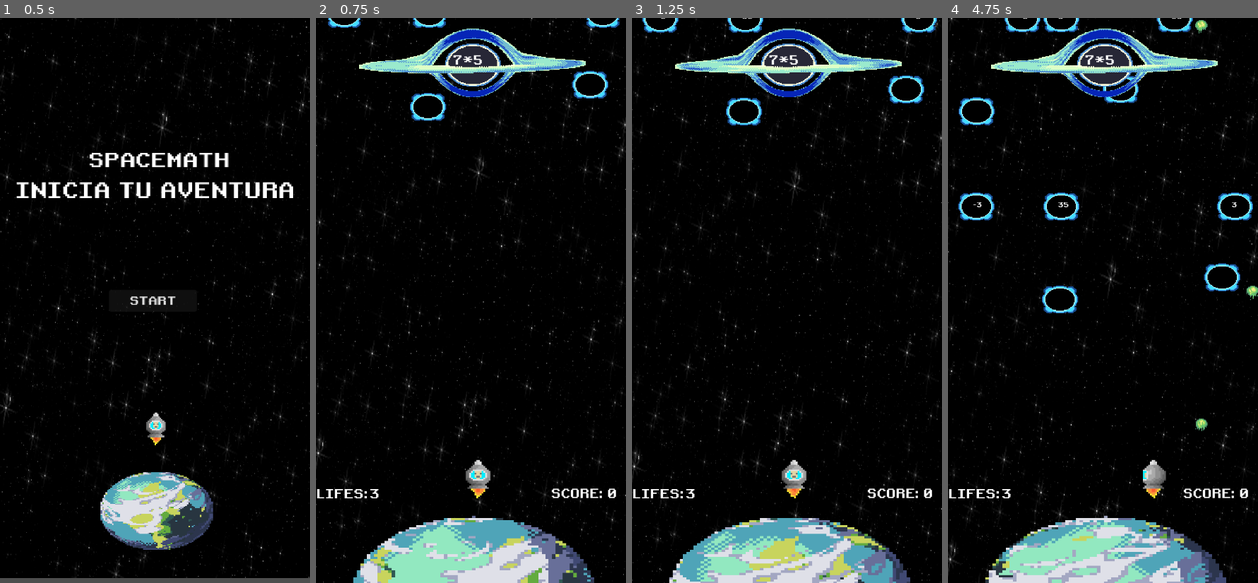
Above: before the commit, frames 1-4 (left to right).
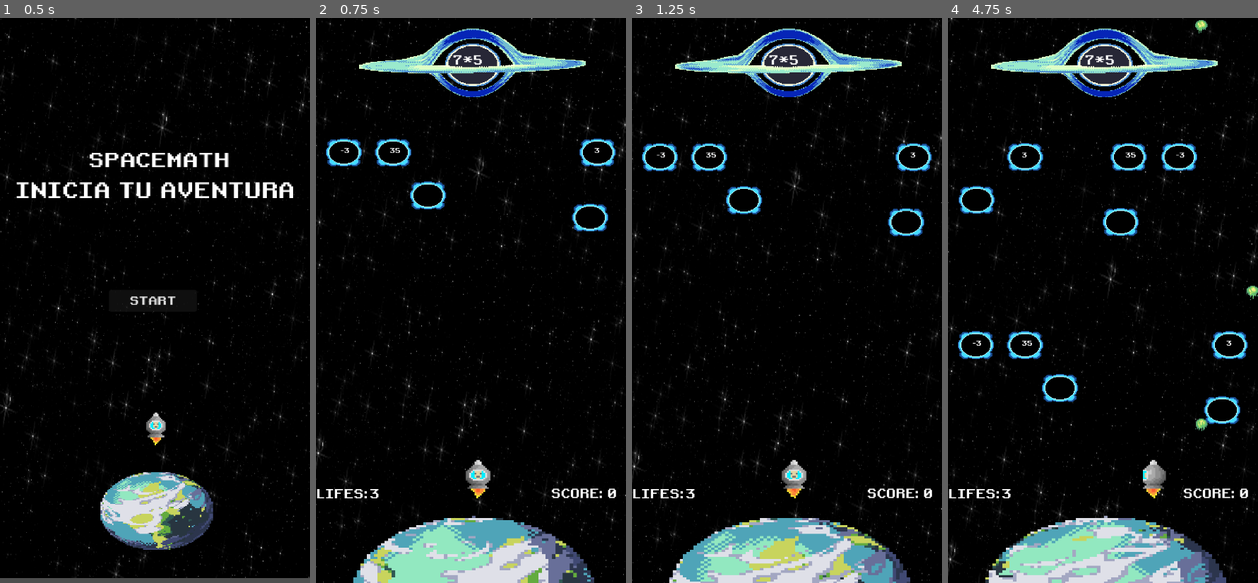
Above: after the commit, the same moments.

Repository: Keeeff9/math-kid
Game: Godot game, scene res://Scenes/menu.tscn
The game is run twice, just before and just after one commit, with the same random seed, the same clock (stepped at 60 frames per second) and the same inputs.
Inputs:
- Up to frame 1 (0.5 s): no input
- Up to frame 2 (0.75 s): click "START" at 0.5 s
- Up to frame 3 (1.25 s): no input
- Up to frame 4 (4.75 s): tap Enter (ui_accept) at 1.25, 1.52, 2.27, 3.77, 4.52 s; hold Right (ui_right) 1.28-2.03 s; hold Left (ui_left) 2.03-2.78 s; hold Right (ui_right) 2.78-4.28 s; hold Left (ui_left) from 4.28 s (still down)

Frame 1 is identical in both runs. In frame 2, 1.9% of the frame differs, in the area x 3-98%, y 0-38%; in frame 3, 2.0%; in frame 4, 4.3%, in the area x 3-99%, y 0-72%.

Commit message:
Arreglos posicion asteroides eje Y

Diff:
--- a/SpaceMath/v.0.2.2/Main_World/world.tscn
+++ b/SpaceMath/v.0.2.2/Main_World/world.tscn
@@ -473,25 +473,24 @@
 [node name="PositionEnemy" type="Node" parent="."]
 
 [node name="Enemy1" parent="PositionEnemy" instance=ExtResource("8_2y3o6")]
-position = Vector2(64, 216)
+position = Vector2(63, 303)
 
 [node name="Enemy2" parent="PositionEnemy" instance=ExtResource("8_2y3o6")]
-position = Vector2(256, 208)
+position = Vector2(174, 303)
 
 [node name="Enemy3" parent="PositionEnemy" instance=ExtResource("8_2y3o6")]
-position = Vector2(384, 208)
+position = Vector2(290, 303)
 
 [node name="Enemy4" parent="PositionEnemy" instance=ExtResource("8_2y3o6")]
-position = Vector2(512, 208)
+position = Vector2(408, 303)
 
 [node name="Enemy5" parent="PositionEnemy" instance=ExtResource("8_2y3o6")]
-position = Vector2(648, 208)
+position = Vector2(636, 303)
 
 [node name="Enemy6" parent="PositionEnemy" instance=ExtResource("8_2y3o6")]
-position = Vector2(168, 288)
+position = Vector2(522, 303)
 
 [node name="CanvasLayer" type="CanvasLayer" parent="."]
-visible = false
 
 [node name="menuPausa" parent="CanvasLayer" instance=ExtResource("8_uhaoi")]
 offset_left = -7.0
--- a/SpaceMath/v.0.2.2/Scenes/menu.tscn
+++ b/SpaceMath/v.0.2.2/Scenes/menu.tscn
@@ -467,10 +467,10 @@
 
 [node name="DescriptionReiniciar" type="Label" parent="."]
 layout_mode = 2
-offset_left = 76.0
-offset_top = 318.0
-offset_right = 647.0
-offset_bottom = 422.0
+offset_left = 86.0
+offset_top = 723.0
+offset_right = 657.0
+offset_bottom = 827.0
 size_flags_horizontal = 0
 size_flags_vertical = 10
 theme_override_fonts/font = ExtResource("3_gg6fb")
--- a/SpaceMath/v.0.2.2/Scripts/world.gd
+++ b/SpaceMath/v.0.2.2/Scripts/world.gd
@@ -14,6 +14,7 @@
 var velocity = 1.0
 # Called when the node enters the scene tree for the first time.
 func _ready() -> void:
+	print("Posisicion", pos1.position.y)
 	GlobalVariables.score = 0
 	create_enemy()
 	create_enemySinRespuesta()
@@ -35,8 +36,8 @@
 	while positionX == position2X:
 		position2X = randomPosition.randi_range(100,1300)
 		break
-	enemy1Solo.position = Vector2(positionX,+200)
-	enemy2Solo.position = Vector2(position2X,+150)
+	enemy1Solo.position = Vector2(positionX,+400)
+	enemy2Solo.position = Vector2(position2X,+450)
 	add_child(enemy1Solo)
 	add_child(enemy2Solo)
 #Generar el asteroide y posicion random
@@ -52,9 +53,9 @@
 	var enemy3 = enemy_scene.instantiate()
 
 	#Obtener la posicion fija para los tres asteroides
-	enemy1.position = Vector2(position_select[0].position.x,-10)
-	enemy2.position = Vector2(position_select[1].position.x,-10)
-	enemy3.position = Vector2(position_select[2].position.x,-10)
+	enemy1.position = Vector2(position_select[0].position.x,position_select[0].position.y)
+	enemy2.position = Vector2(position_select[1].position.x,position_select[1].position.y)
+	enemy3.position = Vector2(position_select[2].position.x,position_select[2].position.y)
 	print("Se elegieron las posiciones:" , position_select[0].position , position_select[1] , position_select[2])
 	add_child(enemy1)
 	add_child(enemy2)
